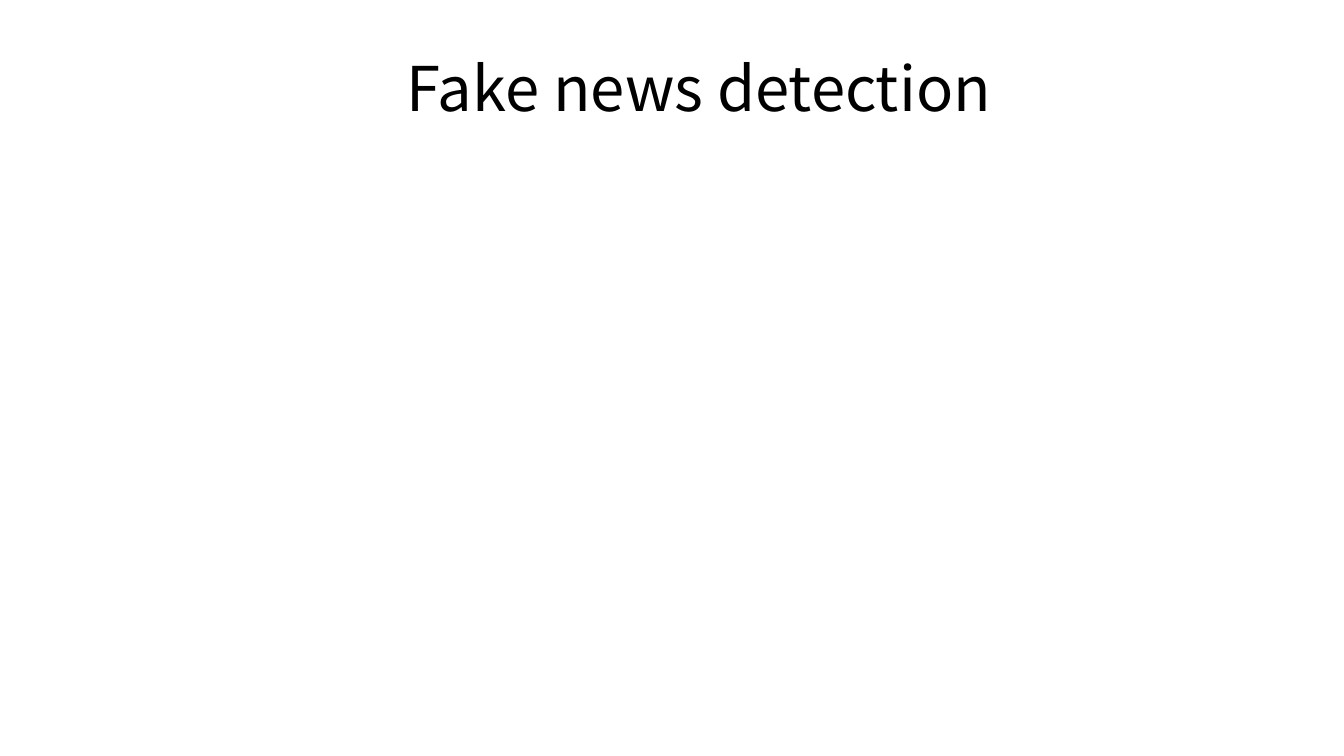
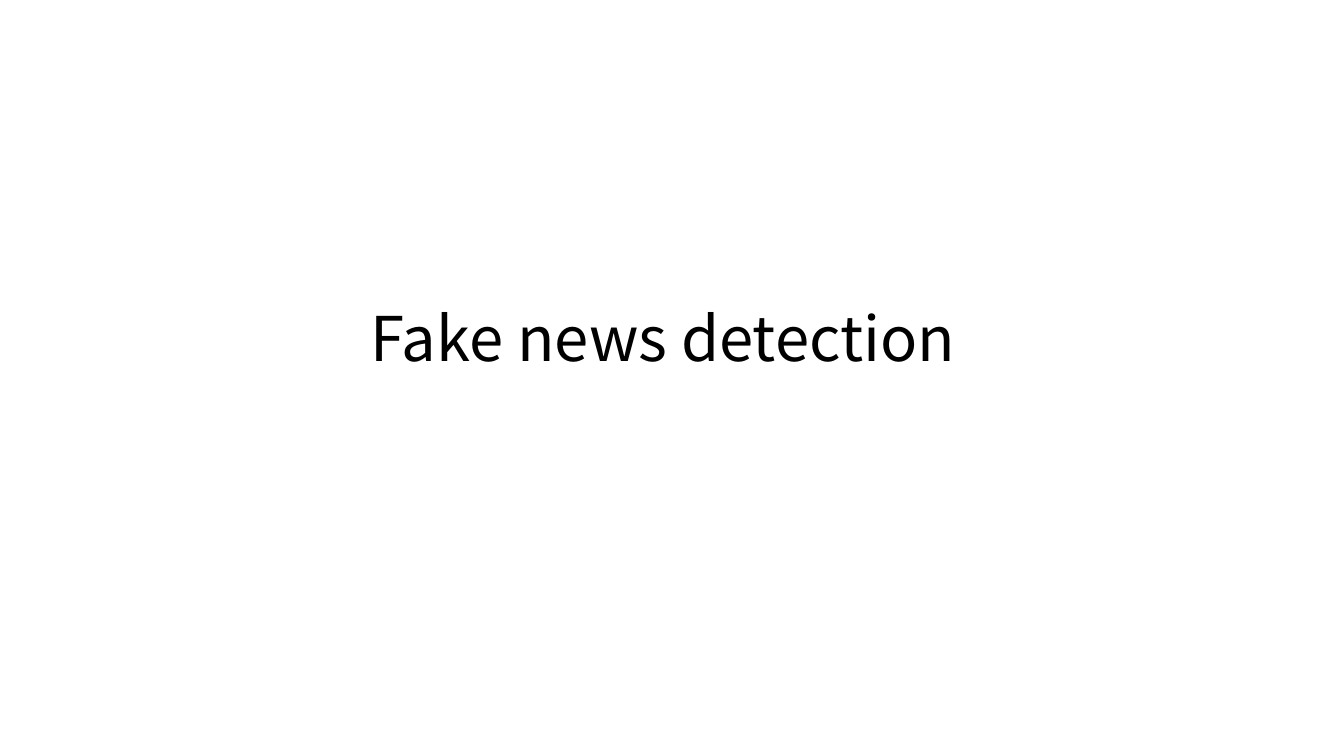
Before and after one commit to SpringFoggy23/FYP, a slide deck: slide 1 of Fake news detection.pptx. Drawn at 1344x756 pixels with LibreOffice and Linux fonts; fonts in the diff are those of the drawing. Boxes give left, top, right and bottom in pixels: in the first picture for what was removed or moved away, otherwise in the second. Text is boxed around its words. In the diff, an @@ line names an element or a change of style, - is before the commit and + after.

```diff
--- a/Fake news detection.pptx
+++ b/Fake news detection.pptx
@@ title "Fake news detection": place and size @@
-title "Fake news detection" at bbox=[406, 62, 991, 112]
+title "Fake news detection" at bbox=[370, 312, 955, 362]
```
Also in this commit, not shown: 7 other slides changed, 25 slides added, 11 slides removed, 23 other files.
